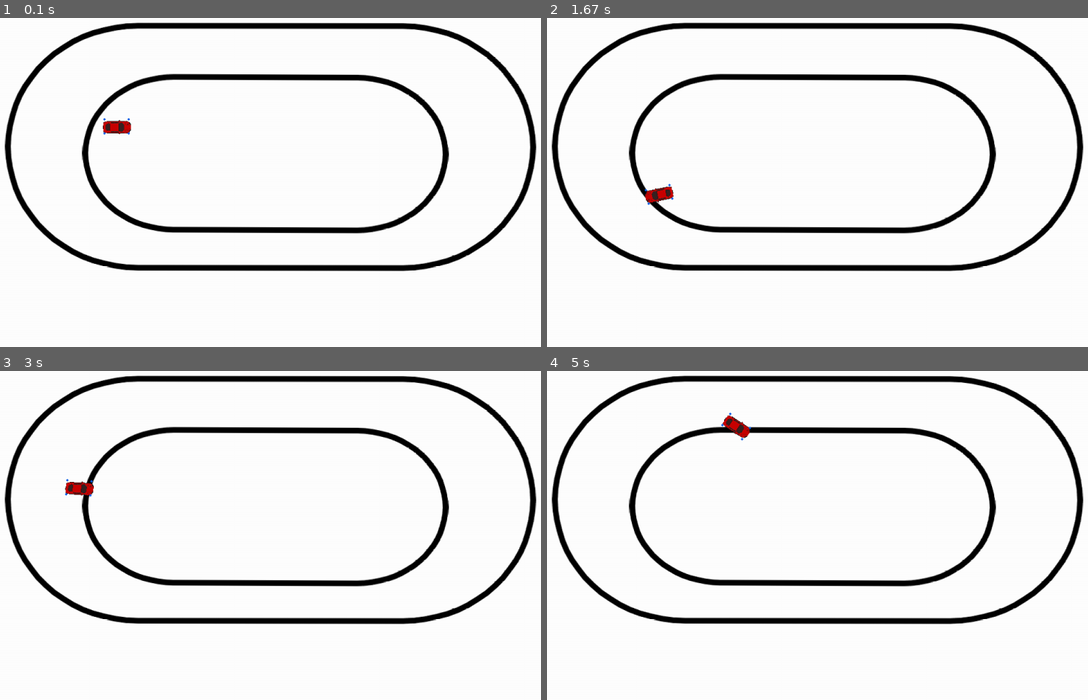
Above: before the commit, frames 1-4 (two rows, left to right).
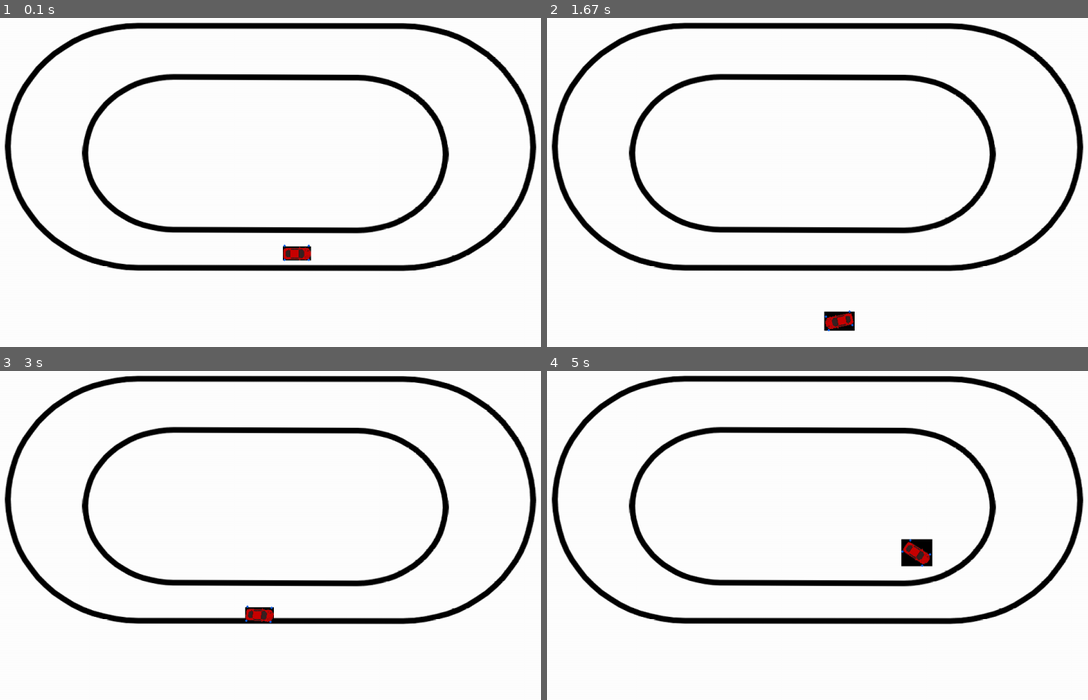
Above: after the commit, the same moments.

Repository: marcroy898/RLSimulation
Game: pygame game, started from main.py
Two runs of this game, one before a commit and one after it. Both use one fixed random seed, a clock stepped at 60 frames per second and the inputs below.
Inputs:
- Up to frame 1 (0.1 s): no input
- Up to frame 2 (1.67 s): hold D 0.33-0.8 s; hold W 0.83-1.13 s; hold D 1.17-1.63 s
- Up to frame 3 (3 s): hold A 1.67-2.2 s; hold S 2.23-2.53 s; hold A 2.57-2.97 s
- Up to frame 4 (5 s): hold W 3-3.37 s; hold D 3.4-4.03 s; hold S 4.07-4.43 s; hold A 4.47-4.93 s; hold D from 4.97 s (still down)

The runs differ from the first frame. In frame 1, 0.5% of the frame differs, in the area x 19-58%, y 30-75%; in frame 2, 0.6%; in frame 3, 0.4%; in frame 4, 0.7%, in the area x 32-72%, y 12-60%.

Commit message:
Merge commit

Diff:
--- a/car.py
+++ b/car.py
@@ -13,7 +13,7 @@
         self.angle = 0
         self.rotate_factor = 0
         self.source_image = pygame.image.load(image).convert()
-        self.source_image.set_colorkey((0, 0, 0))  #Makes car background transparent
+        # self.source_image.set_colorkey((0, 0, 0))  #Makes car background transparent
         self.source_image = pygame.transform.scale(self.source_image, (50, 25))
         self.image = self.source_image #Reference for rotation
         self.rect = self.image.get_rect().move(self.position)
--- a/main.py
+++ b/main.py
@@ -8,7 +8,7 @@
 class Game:
     def __init__(self):
         self.screen = pygame.display.set_mode((WINDOW_WIDTH, WINDOW_HEIGHT))
-        self.player_car = Car(280, 280, 'Assets/car.png', .05)
+        self.player_car = Car(WINDOW_WIDTH/2, 505, 'Assets/car.png', .05)
         self.game_track = Track()
 
     def check_collision(self):
